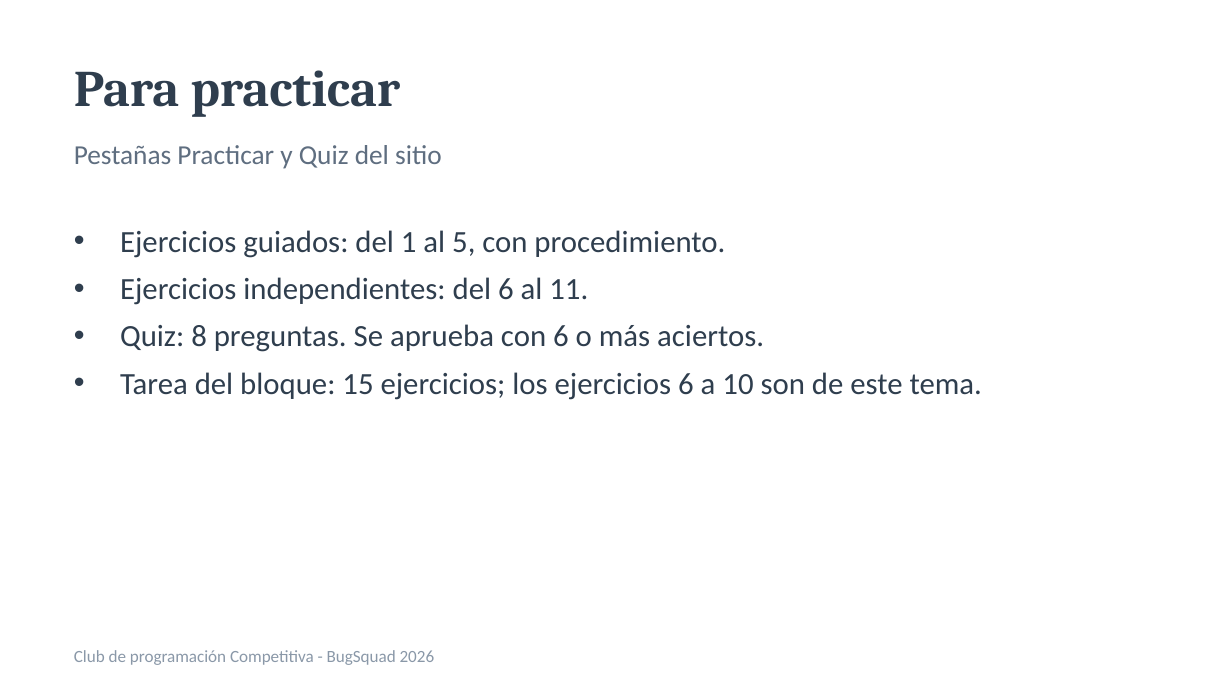
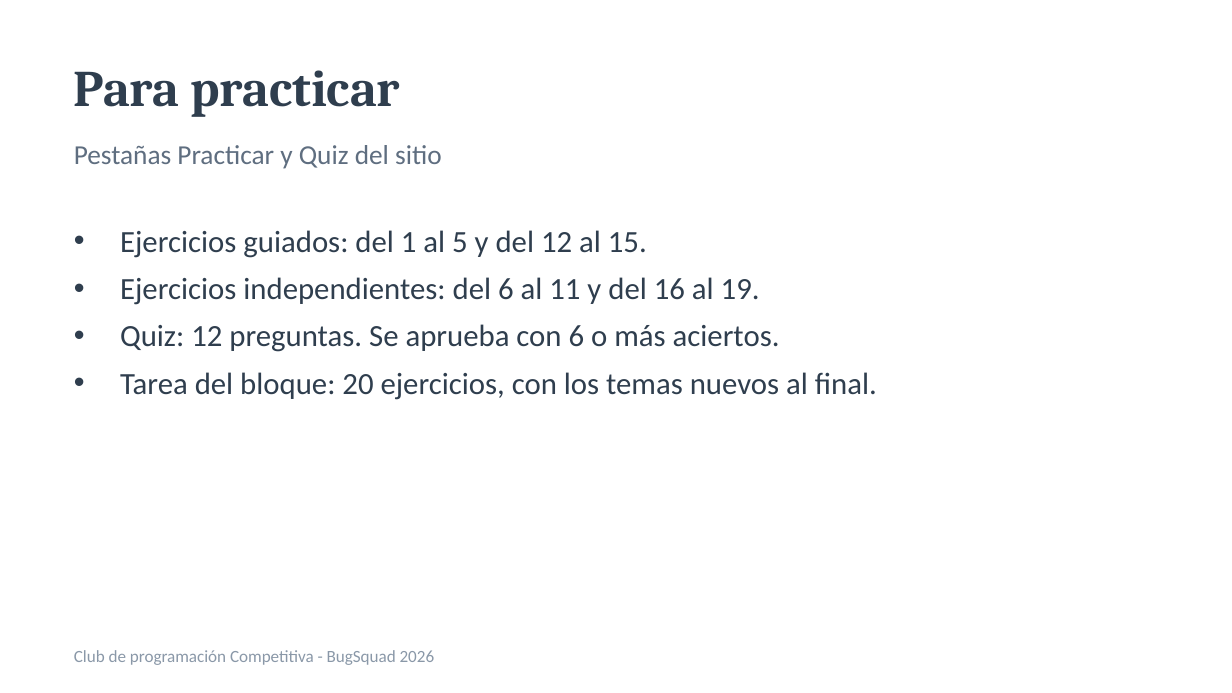
Before and after one commit to rigosantiagog/CompetitiveProgramming, a slide deck: slide 25 of assets/docs/Tema2_Aritmetica_conteo_y_casos.pptx (slide 15 before the commit). Drawn at 1232x693 pixels with LibreOffice and Linux fonts; fonts in the diff are those of the drawing. Boxes give left, top, right and bottom in pixels: in the first picture for what was removed or moved away, otherwise in the second. Text is boxed around its words. In the diff, an @@ line names an element or a change of style, - is before the commit and + after.

```diff
--- a/assets/docs/Tema2_Aritmetica_conteo_y_casos.pptx
+++ b/assets/docs/Tema2_Aritmetica_conteo_y_casos.pptx
@@ text at bbox=[120, 230, 877, 400]: text changed @@
-• Ejercicios guiados: del 1 al 5, con procedimiento.
-• Ejercicios independientes: del 6 al 11.
-• Quiz: 8 preguntas. Se aprueba con 6 o más aciertos.
-• Tarea del bloque: 15 ejercicios; los ejercicios 6 a 10 son de este tema.
+• Ejercicios guiados: del 1 al 5 y del 12 al 15.
+• Ejercicios independientes: del 6 al 11 y del 16 al 19.
+• Quiz: 12 preguntas. Se aprueba con 6 o más aciertos.
+• Tarea del bloque: 20 ejercicios, con los temas nuevos al final.
```
Also in this commit, not shown: 1 other slide changed, 10 slides added, 12 other files.
